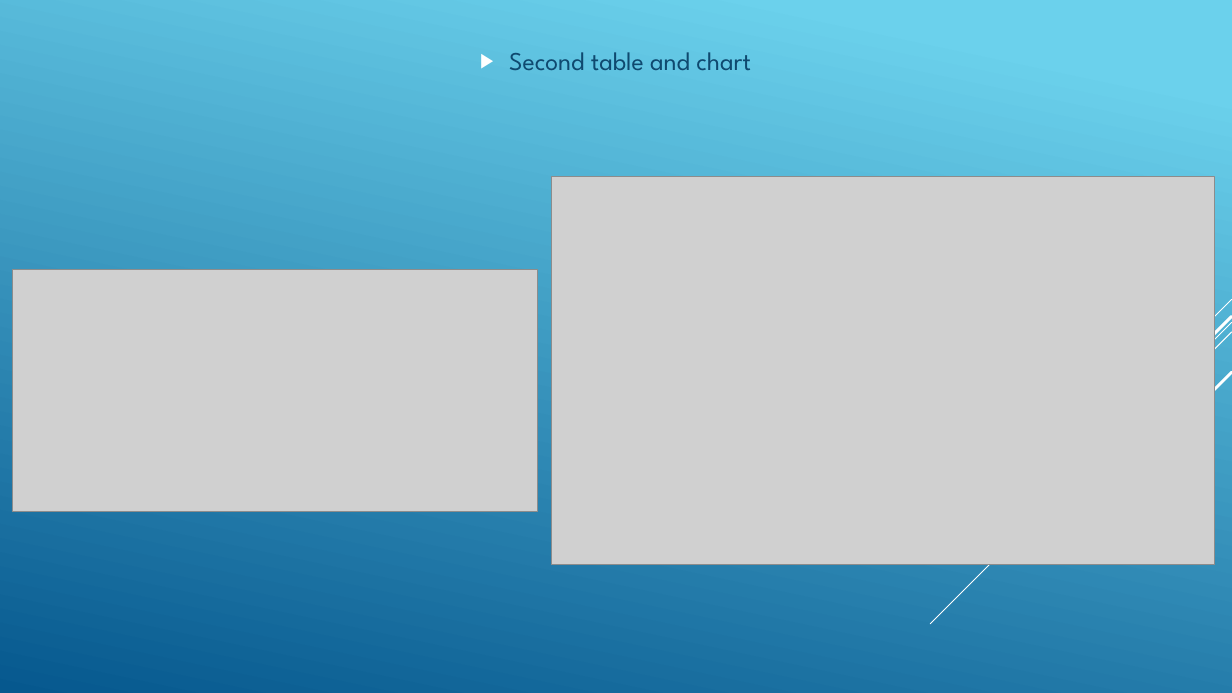
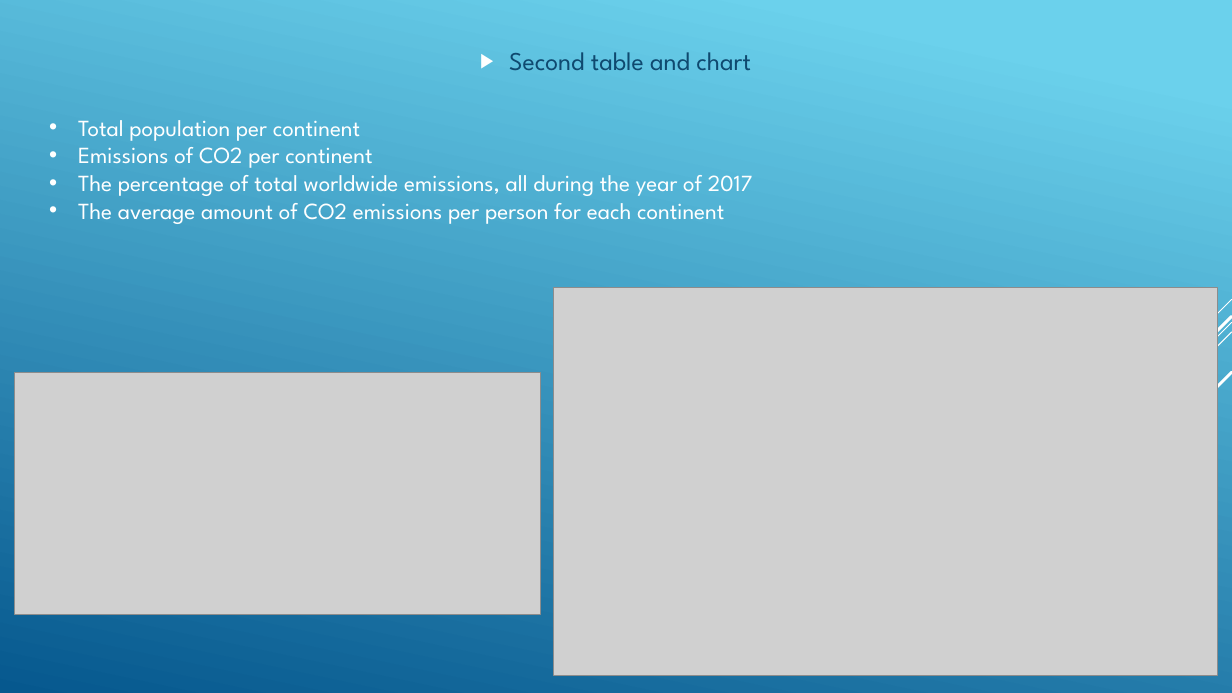
Before and after one commit to BrandonN007/Assignment3, a slide deck: slide 3 of Climate Change.pptx. Drawn at 1232x693 pixels with LibreOffice and Linux fonts; fonts in the diff are those of the drawing; grey boxes stand for pictures. Boxes give left, top, right and bottom in pixels: in the first picture for what was removed or moved away, otherwise in the second. Text is boxed around its words. In the diff, an @@ line names an element or a change of style, - is before the commit and + after.

```diff
--- a/Climate Change.pptx
+++ b/Climate Change.pptx
@@ text added at [78,120,753,224], 18 pt, text #FFFFFF @@
+• Total population per continent
+• Emissions of CO2 per continent
+• The percentage of total worldwide emissions, all during the year of 2017
+• The average amount of CO2 emissions per person for each continent
@@ picture: place and size @@
-picture at [551,177,1214,565]
+picture at [554,287,1217,676]
@@ picture: place and size @@
-picture at [12,270,538,512]
+picture at [15,372,541,615]
```
Also in this commit, not shown: 1 other slide changed, 2 other files.
